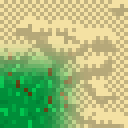
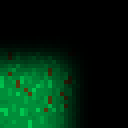
Comparing the layer stacks of the two (128, 128) images. Changes:
added layer "Layer 2" above "Layer 5 copy 6" over [0, 0, 128, 128]
hid "Layer 5 copy 6" over [0, 0, 128, 128]
